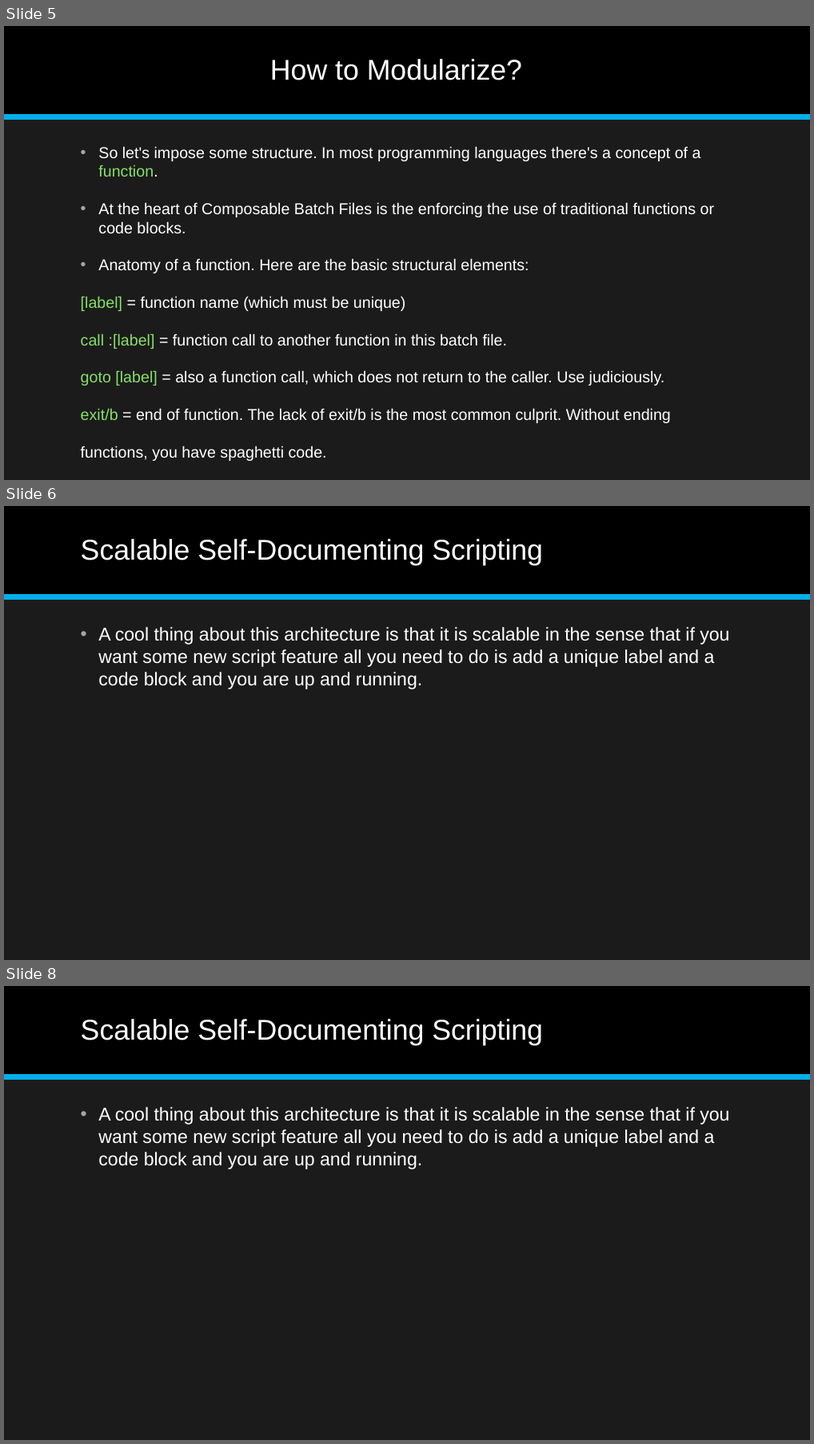
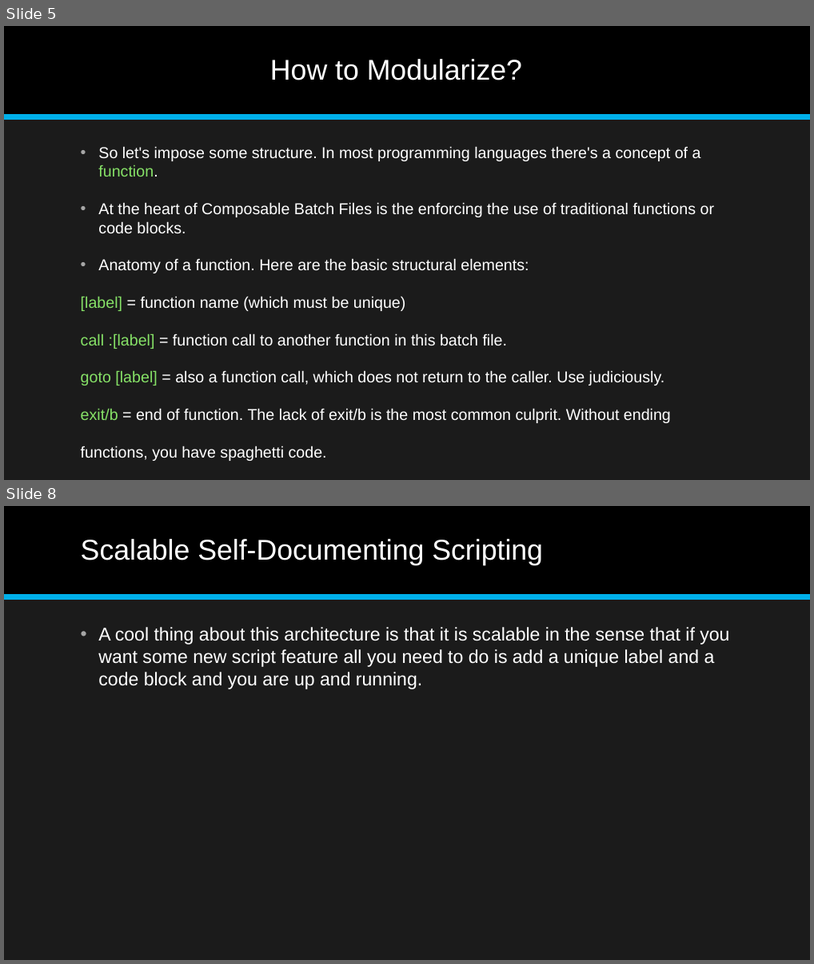
Before and after one commit to jonathan-r-jones/Composable-Batch-Files, a slide deck: Composable Batch File Helper.pptx. Shown one above the other, each under a label of ours: slides 5, 6 and 8 before the commit, slides 5 and 8 after it; the slides between them are not shown. The pictures are 814x1444 and 814x964 pixels, drawn with LibreOffice and Linux fonts; fonts in the diff are those of the drawing. Boxes give left, top, right and bottom in pixels: in the first picture for what was removed or moved away, otherwise in the second. Text is boxed around its words. In the diff, an @@ line names an element or a change of style, - is before the commit and + after.

```diff
--- a/Composable Batch File Helper.pptx
+++ b/Composable Batch File Helper.pptx
@@ slide 6 removed at <box>4,506,810,960</box>, background #1B1B1B; not listed: 2 template elements that a slide beside it also shows @@
@@ title removed at <box>81,539,543,565</box> @@
-Scalable Self-Documenting Scripting
@@ text removed at <box>98,627,730,689</box> @@
-• A cool thing about this architecture is that it is scalable in the sense that if you want some new script feature all you need to do is add a unique label and a code block and you are up and running.
```
Also in this commit, not shown: 1 slide changed, 1 slide added, 1 other file.
